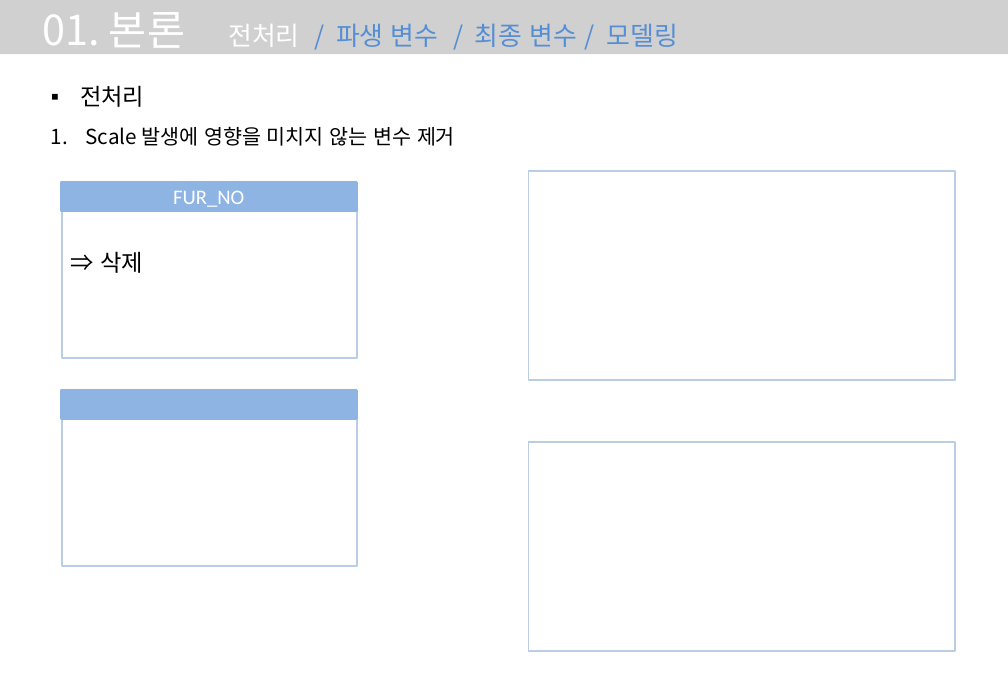
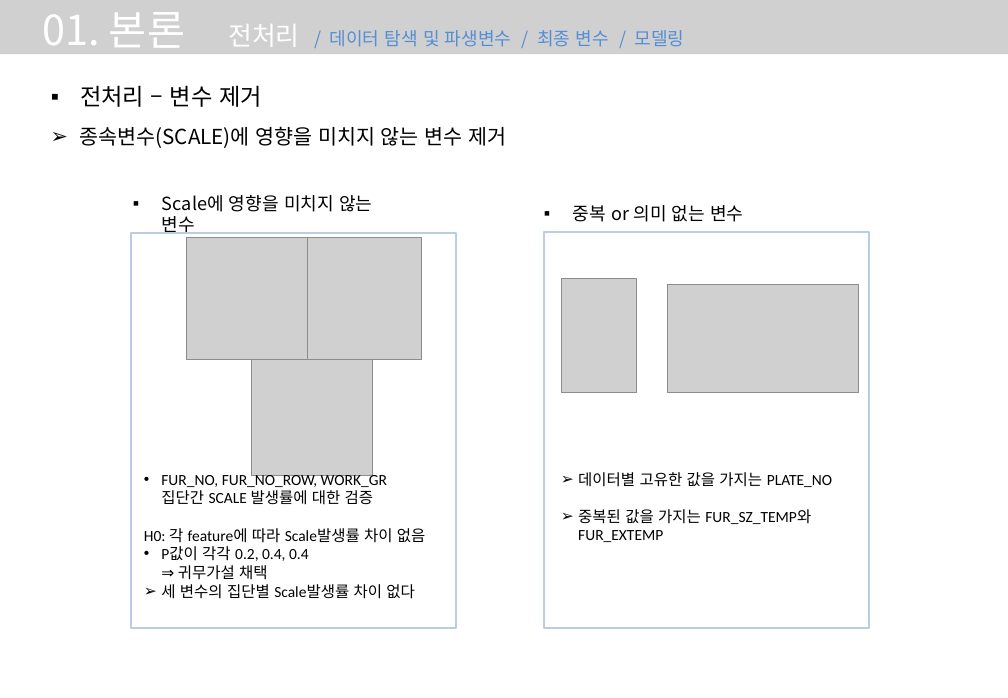
Before and after one commit to InkyunMoon/-----, a slide deck: slide 7 of 스케일 불량요인 파악과 개선기회 도출.pptx. Drawn at 1008x698 pixels with LibreOffice and Linux fonts; fonts in the diff are those of the drawing; grey boxes stand for pictures. Boxes give left, top, right and bottom in pixels: in the first picture for what was removed or moved away, otherwise in the second. Text is boxed around its words. In the diff, an @@ line names an element or a change of style, - is before the commit and + after.

Commit message:
0325 오전 전처리

```diff
--- a/스케일 불량요인 파악과 개선기회 도출.pptx
+++ b/스케일 불량요인 파악과 개선기회 도출.pptx
@@ text at (42,12,684,56): text changed; size 20 to 14 pt @@
-01. 본론 전처리 / 파생 변수 / 최종 변수 / 모델링
+01. 본론 전처리 / 데이터 탐색 및 파생변수 / 최종 변수 / 모델링
@@ text at (80,85,262,107): text changed @@
-▪ 전처리
+▪ 전처리 – 변수 제거
@@ text at (80,126,506,148): text changed @@
-1. Scale 발생에 영향을 미치지 않는 변수 제거
+➢ 종속변수(SCALE)에 영향을 미치지 않는 변수 제거
@@ rectangle removed at (529,171,955,381) @@
@@ rectangle removed at (61,182,357,211) @@
-FUR_NO
@@ rounded rectangle added at (124,195,417,233), fill #FFFFFF, 14 pt, text #000000 @@
+▪ Scale에 영향을 미치지 않는 변수
@@ text added at (573,205,743,222), 14 pt, text #000000 @@
+▪ 중복 or 의미 없는 변수
@@ rectangle removed at (62,211,357,358) @@
@@ rectangle: place and size @@
-rectangle at (62,419,357,566)
+rectangle at (130,233,456,628)
@@ picture added at (186,238,308,360) @@
@@ picture added at (301,238,423,360) @@
@@ rectangle: place and size @@
-rectangle at (529,442,955,652)
+rectangle at (544,233,870,628)
@@ text removed at (100,251,143,273) @@
-⇒ 삭제
@@ picture added at (561,279,637,394) @@
@@ picture added at (668,284,859,393) @@
@@ picture added at (251,354,373,476) @@
@@ rectangle removed at (61,390,357,419) @@
@@ text added at (144,472,425,599), 12 pt, text #000000 @@
+• FUR_NO, FUR_NO_ROW, WORK_GR
+  집단간 SCALE 발생률에 대한 검증
+H0: 각 feature에 따라 Scale발생률 차이 없음
+• P값이 각각 0.2, 0.4, 0.4
+  ⇒ 귀무가설 채택
+➢ 세 변수의 집단별 Scale발생률 차이 없다
@@ text added at (578,472,832,542), 12 pt, text #000000 @@
+➢ 데이터별 고유한 값을 가지는 PLATE_NO
+➢ 중복된 값을 가지는 FUR_SZ_TEMP와 FUR_EXTEMP
```
Also in this commit, not shown: 4 other slides changed, 5 slides added.
